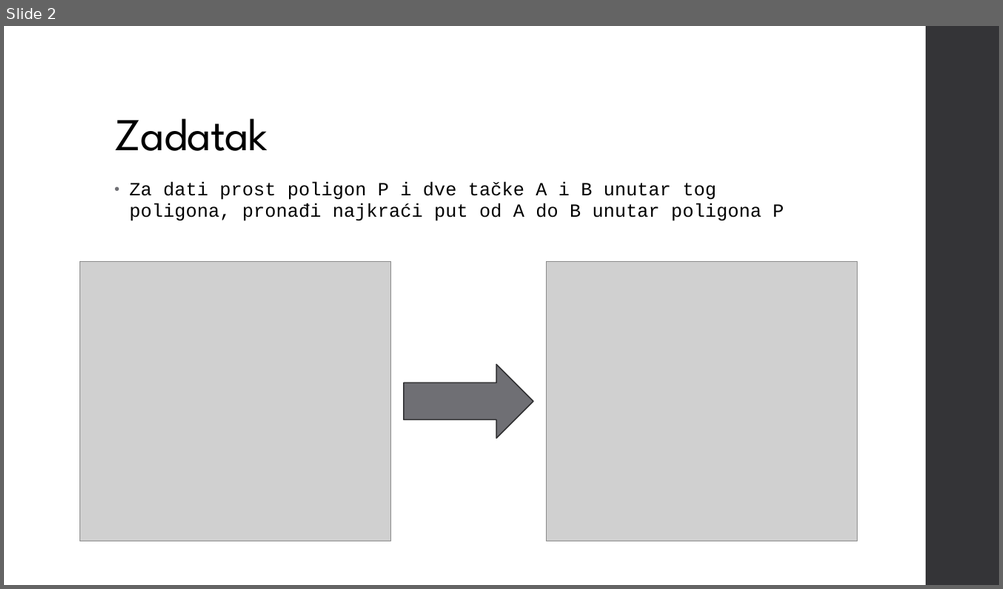
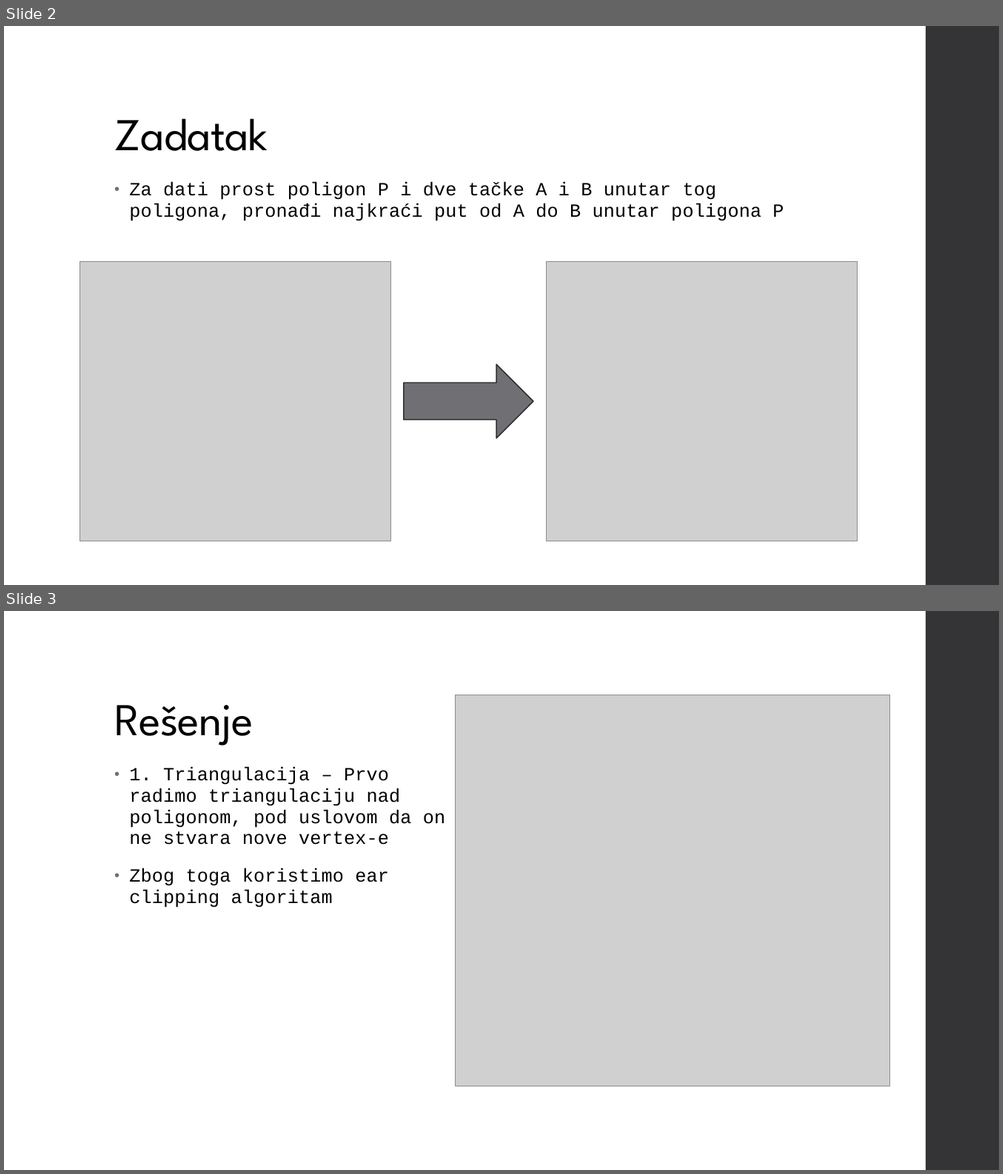
Before and after one commit to djordjepvl/Polygon-Pathfinding-Algorithm, a slide deck: Funnel Algorithm.pptx. Shown one above the other, each under a label of ours: slide 2 before the commit, slides 2 and 3 after it. The pictures are 1003x589 and 1003x1174 pixels, drawn with LibreOffice and Linux fonts; fonts in the diff are those of the drawing; grey boxes stand for pictures. Boxes give left, top, right and bottom in pixels: in the first picture for what was removed or moved away, otherwise in the second. Text is boxed around its words. In the diff, an @@ line names an element or a change of style, - is before the commit and + after.

```diff
--- a/Funnel Algorithm.pptx
+++ b/Funnel Algorithm.pptx
@@ slide 3 added at (x1=4, y1=611, x2=999, y2=1170), background #FFFFFF; not listed: 1 template element that a slide beside it also shows @@
@@ picture added at (x1=455, y1=695, x2=890, y2=1086) @@
@@ title added at (x1=114, y1=705, x2=253, y2=746), 44 pt, text #000000 @@
+Rešenje
@@ text added at (x1=129, y1=767, x2=445, y2=908), 18 pt, text #000000 @@
+• 1. Triangulacija – Prvo radimo triangulaciju nad poligonom, pod uslovom da on ne stvara nove vertex-e
+• Zbog toga koristimo ear clipping algoritam
```
Also in this commit, not shown: 10 other slides added, 1 slide removed, 2 other files.
